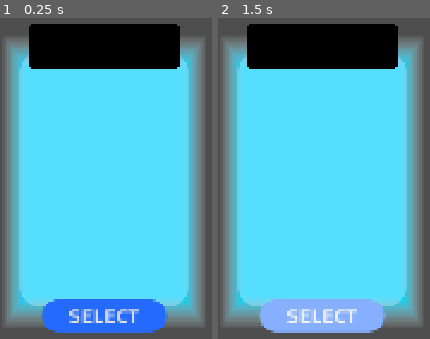
Above: before the commit, frames 1-2 (left to right).
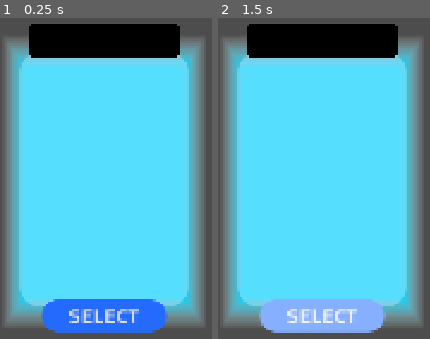
Above: after the commit, the same moments.

Repository: two-sticks-and-a-rock/space-arcade
Game: Godot game, scene res://scenes/ui/upgrade_panel.tscn
The game is run twice, just before and just after one commit, with the same random seed, the same clock (stepped at 60 frames per second) and the same inputs. This scene is started directly instead of the project's main scene.
Inputs:
- Up to frame 1 (0.25 s): no input
- Up to frame 2 (1.5 s): click "SELECT" at 0.5 s; click "SELECT" at 1.25 s

The runs differ from the first frame. In frame 1, 2.4% of the frame differs, in the area x 13-85%, y 11-16%; in frame 2, 2.4%.

Commit message:
base mechanics text for weapons

Diff:
--- a/scenes/player/player_weapons/Missile_Silo/missile.gd
+++ b/scenes/player/player_weapons/Missile_Silo/missile.gd
@@ -18,8 +18,7 @@
 	else:
 		global_position = lerp(global_position, target.global_position, .01)
 		global_rotation = rotate_toward(global_rotation, get_angle_to(target.global_position), 0.1)
-		global_position -= Mover.get_movement()*delta
-
+	global_position -= Mover.get_movement()*delta
 
 
 func _on_missile_entered(body: Node2D) -> void:
--- a/scenes/player/player_weapons/Missile_Silo/missile_silo.gd
+++ b/scenes/player/player_weapons/Missile_Silo/missile_silo.gd
@@ -7,9 +7,10 @@
 
 func _on_down_timer_timeout():
 	for i in (num_bullets):
-		var childangle = bullet_scene.instantiate()
-		childangle.rotate(randf_range(-PI / 4, PI / 4))
-		add_child(childangle)
+		var missile = bullet_scene.instantiate()
+		missile.rotate(randf_range(-PI / 4, PI / 4))
+		missile.speed = Vector2(bullet_speed, 0)
+		add_child(missile)
 	up_timer.start()
 	down_timer.stop()
 
--- a/scenes/player/player_weapons/Missile_Silo/missile_silo.tscn
+++ b/scenes/player/player_weapons/Missile_Silo/missile_silo.tscn
@@ -42,11 +42,14 @@
 
 [node name="Missile_Silo" type="Node2D" unique_id=356839213]
 script = ExtResource("1_e740r")
+bullet_scene = ExtResource("2_wy3lk")
 display_name = "Missile Silo"
 description = "Homing missiles for distance kills"
-bullet_scene = ExtResource("2_wy3lk")
+base_mechanics = Array[String](["Bullets: 3", "Damage: 100", "Cooldown: 3.0s", "Speed: 200"])
 dmg = 100
 num_bullets = 3
+bullet_speed = 200.0
+bullet_size = 1.0
 
 [node name="AnimatedSprite2D" type="AnimatedSprite2D" parent="." unique_id=825337014]
 sprite_frames = SubResource("SpriteFrames_wy3lk")
--- a/scenes/player/player_weapons/frost_nova/frost_nova.tscn
+++ b/scenes/player/player_weapons/frost_nova/frost_nova.tscn
@@ -109,9 +109,10 @@
 [node name="FrostNova" type="Node2D" unique_id=529776342]
 script = ExtResource("1_43v6x")
 freeze_time = 3.0
+bullet_scene = ExtResource("2_hm4nq")
 display_name = "Cryo Pulse"
 description = "Freeze enemies in place to make a getaway"
-bullet_scene = ExtResource("2_hm4nq")
+base_mechanics = Array[String](["Freeze Time: 3.0s", "Damage: 25", "Up time: 2.0s", "Down time: 8.0s"])
 dmg = 25
 num_bullets = 1
 bullet_size = 1.0
--- a/scenes/player/player_weapons/orbiter/orbiter_ring.tscn
+++ b/scenes/player/player_weapons/orbiter/orbiter_ring.tscn
@@ -119,9 +119,10 @@
 
 [node name="OrbiterRing" type="Node2D" unique_id=956994433]
 script = ExtResource("1_cd0fb")
+bullet_scene = ExtResource("2_gpny0")
 display_name = "Personalized Asteroid Belt"
 description = "A ring of your very own asteroids for damaging enemies"
-bullet_scene = ExtResource("2_gpny0")
+base_mechanics = Array[String](["Bullets: 2", "Damage: 50", "Up timer: 6.0s", "Down timer: 8.0s", "Speed: 1/2 rev/s"])
 dmg = 50
 num_bullets = 2
 bullet_speed = 0.087
--- a/scenes/player/player_weapons/player_weapon.gd
+++ b/scenes/player/player_weapons/player_weapon.gd
@@ -1,13 +1,14 @@
 class_name PlayerWeapon
 extends Node2D
 
+@export var bullet_scene : PackedScene
+
+"""
+===== FOR UPGRADES PANEL DISPLAY ====
+"""
 @export var display_name : String
 @export var description : String
-
-@export var bullet_scene : PackedScene
-
-@export var dmg: int
-
+@export var base_mechanics : Array[String] = []
 
 """
 ===== UPGRADEABLE ATTRIBUTES ====
@@ -18,6 +19,7 @@
 
 Only add an attribute here if multiple weapons will need it
 """
+@export var dmg: int
 
 @export var num_bullets: int
 """
--- a/scenes/player/player_weapons/ram_shield/ram_shield.tscn
+++ b/scenes/player/player_weapons/ram_shield/ram_shield.tscn
@@ -22,6 +22,7 @@
 script = ExtResource("1_rl1gc")
 display_name = "Stellar Shockwave"
 description = "Ram through enemies"
+base_mechanics = Array[String](["Damage: 25", "Up timer: 5.0s", "Down timer: 5.0s"])
 dmg = 25
 num_bullets = 1
 bullet_size = 5.0
--- a/scenes/ui/upgrade_mechanics_text.tscn
+++ b/scenes/ui/upgrade_mechanics_text.tscn
@@ -1,12 +1,13 @@
 [gd_scene format=3 uid="uid://br4we7wbi1h4f"]
 
 [sub_resource type="LabelSettings" id="LabelSettings_h4srg"]
-font_size = 24
+line_spacing = -4.0
+font_size = 20
 font_color = Color(0, 0, 0, 1)
 
 [node name="UpgradeMechanicsText" type="Label" unique_id=616719383]
-custom_maximum_size = Vector2(-1, 450)
 theme_override_font_sizes/font_size = 24
 text = "Mechanics Text Example: 8s → 7s"
 label_settings = SubResource("LabelSettings_h4srg")
+vertical_alignment = 1
 autowrap_mode = 2
--- a/scenes/ui/upgrade_menu.gd
+++ b/scenes/ui/upgrade_menu.gd
@@ -121,8 +121,10 @@
 				_on_player_finish_level_up()
 		else:
 			upgrade_panel.upgrade_name = choice.display_name if choice.display_name != null else choice.name
-			upgrade_panel.weapon_name = "New weapon!"
+			# upgrade_panel.weapon_name = "New weapon!"
 			upgrade_panel.mechanics = [choice.description if choice.description != null else "A new weapon!"] as Array[String]
+			for mechanic in choice.base_mechanics:
+				upgrade_panel.mechanics.append(mechanic as String)
 			upgrade_panel.on_panel_pressed = func():
 				player.add_child(choice)
 				EventBus.finish_level_up.emit()
--- a/scenes/ui/upgrade_panel.tscn
+++ b/scenes/ui/upgrade_panel.tscn
@@ -3,6 +3,7 @@
 [ext_resource type="Theme" uid="uid://caagyi3mx40y1" path="res://scenes/ui/themes/upgrade_panel.tres" id="1_cdmev"]
 [ext_resource type="Script" uid="uid://btlxekjq0am2a" path="res://scenes/ui/upgrade_panel.gd" id="1_r60ue"]
 [ext_resource type="Theme" uid="uid://c2a4fd742m3xs" path="res://scenes/ui/themes/primary_button.tres" id="3_jgoho"]
+[ext_resource type="FontFile" uid="uid://dmw4grl0633hq" path="res://art/fonts/Saira-SemiBold.ttf" id="3_naqhr"]
 
 [sub_resource type="StyleBoxFlat" id="StyleBoxFlat_naqhr"]
 bg_color = Color(0.9019608, 0.91764706, 0.9843137, 0.3764706)
@@ -12,8 +13,13 @@
 corner_radius_bottom_left = 48
 
 [sub_resource type="LabelSettings" id="LabelSettings_jgoho"]
-font_size = 36
-outline_size = 5
+font = ExtResource("3_naqhr")
+font_size = 30
+font_color = Color(0.9019608, 0.91764706, 0.9843137, 1)
+
+[sub_resource type="LabelSettings" id="LabelSettings_naqhr"]
+font_size = 24
+font_color = Color(0.9019608, 0.91764706, 0.9843137, 1)
 
 [node name="UpgradePanel" type="MarginContainer" unique_id=1694010216]
 custom_minimum_size = Vector2(500, 720)
@@ -53,7 +59,6 @@
 [node name="VBoxContainer" type="VBoxContainer" parent="VSplitContainer" unique_id=817815659]
 layout_mode = 2
 size_flags_horizontal = 4
-theme_override_constants/separation = 24
 
 [node name="PanelContainer" type="PanelContainer" parent="VSplitContainer/VBoxContainer" unique_id=1403588721]
 custom_minimum_size = Vector2(360, 0)
@@ -65,9 +70,10 @@
 
 [node name="VBoxContainer" type="VBoxContainer" parent="VSplitContainer/VBoxContainer/PanelContainer" unique_id=647642282]
 custom_minimum_size = Vector2(360, 0)
-custom_maximum_size = Vector2(480, -1)
+custom_maximum_size = Vector2(480, 150)
 layout_mode = 2
 size_flags_horizontal = 4
+theme_override_constants/separation = -8
 alignment = 1
 
 [node name="Name" type="Label" parent="VSplitContainer/VBoxContainer/PanelContainer/VBoxContainer" unique_id=1394569463]
@@ -81,16 +87,16 @@
 autowrap_mode = 2
 
 [node name="Weapon" type="Label" parent="VSplitContainer/VBoxContainer/PanelContainer/VBoxContainer" unique_id=1863297255]
-custom_minimum_size = Vector2(0, 50)
 custom_maximum_size = Vector2(360, -1)
 layout_mode = 2
-theme_override_font_sizes/font_size = 24
 text = "Weapon Name"
+label_settings = SubResource("LabelSettings_naqhr")
 horizontal_alignment = 1
 autowrap_mode = 2
 
 [node name="Img" type="TextureRect" parent="VSplitContainer/VBoxContainer" unique_id=1720966437]
-custom_minimum_size = Vector2(450, 200)
+custom_minimum_size = Vector2(400, 150)
+custom_maximum_size = Vector2(-1, 150)
 layout_mode = 2
 
 [node name="MechanicsContainer" type="MarginContainer" parent="VSplitContainer/VBoxContainer" unique_id=131069695]
@@ -100,6 +106,7 @@
 
 [node name="VBoxContainer" type="VBoxContainer" parent="VSplitContainer/VBoxContainer/MechanicsContainer" unique_id=193242907]
 layout_mode = 2
+theme_override_constants/separation = 0
 
 [node name="Button" type="Button" parent="VSplitContainer" unique_id=765895051]
 show_behind_parent = true
